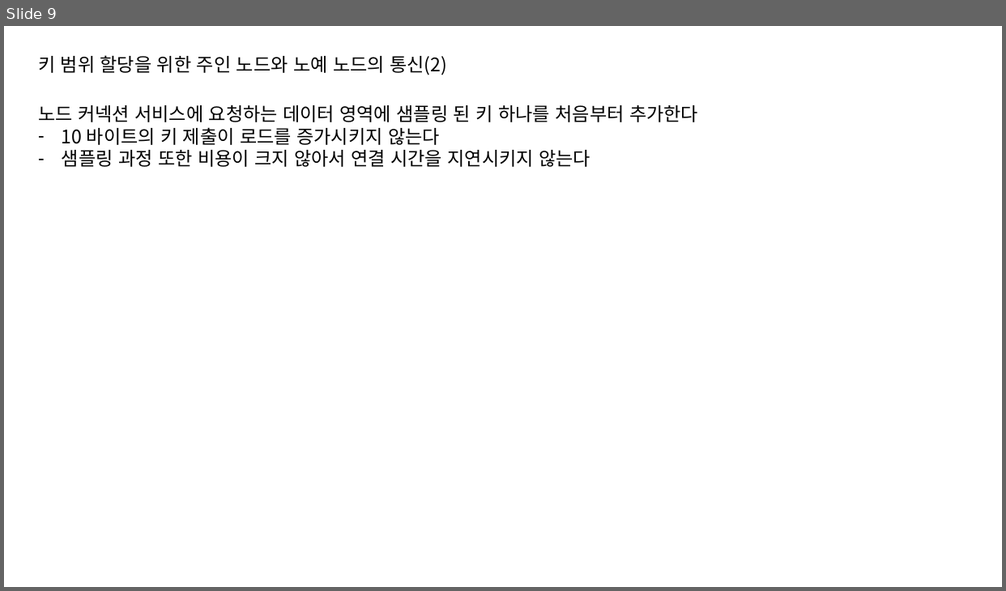
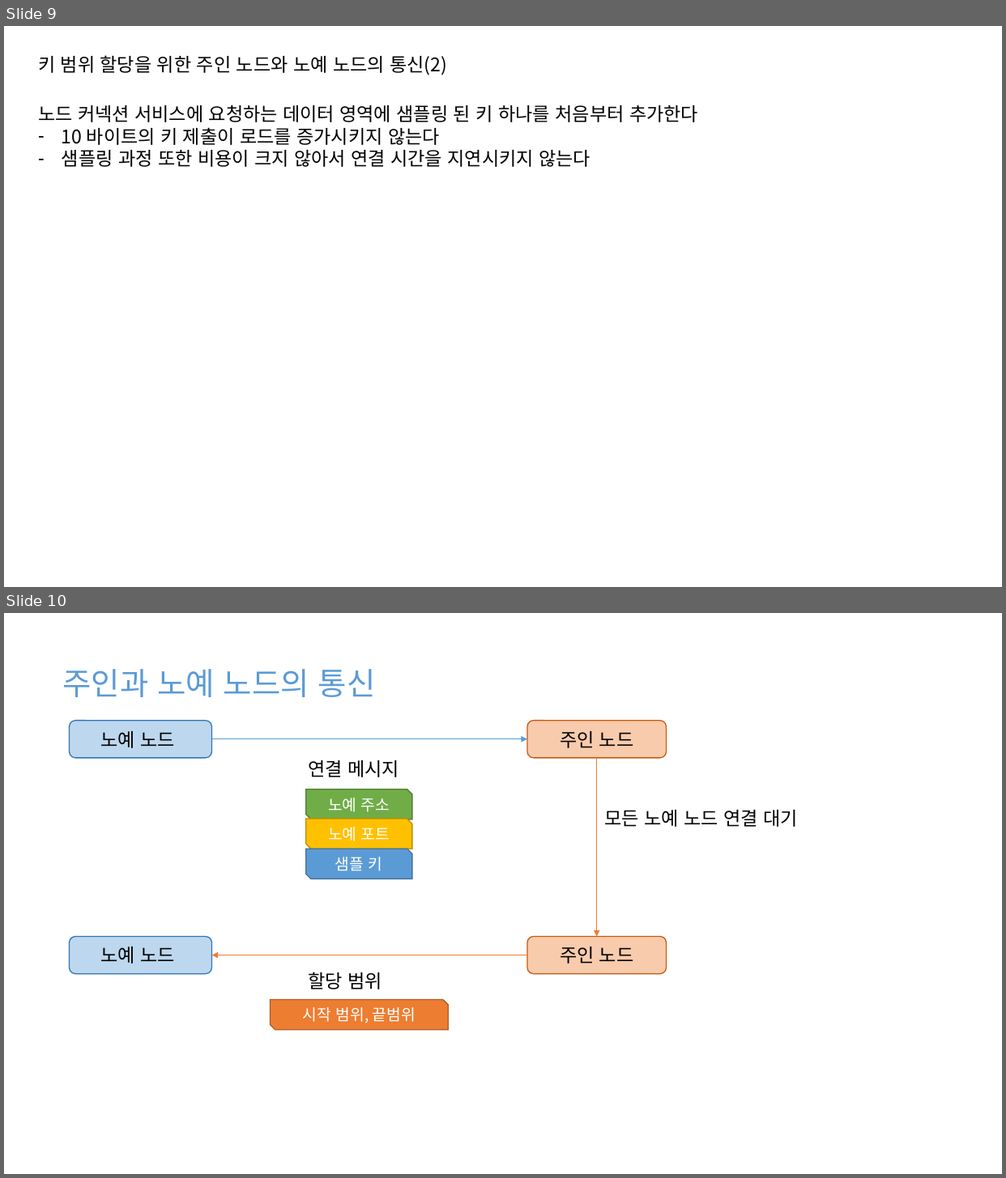
Before and after one commit to HoOngEe/cs434-doc, a slide deck: Design.pptx. Shown one above the other, each under a label of ours: slide 9 before the commit, slides 9 and 10 after it. The pictures are 1006x591 and 1006x1178 pixels, drawn with LibreOffice and Linux fonts; fonts in the diff are those of the drawing. Boxes give left, top, right and bottom in pixels: in the first picture for what was removed or moved away, otherwise in the second. Text is boxed around its words. In the diff, an @@ line names an element or a change of style, - is before the commit and + after.

```diff
--- a/Design.pptx
+++ b/Design.pptx
@@ slide 10 added at <box>4,613,1002,1174</box>, background #FFFFFF @@
@@ text added at <box>62,669,376,697</box>, 30 pt, text #5B9BD5 @@
+주인과 노예 노드의 통신
@@ rounded rectangle added at <box>69,721,211,758</box>, fill #BDD7EE, outline #2E75B6 1 pt, 18 pt, text #000000 @@
+노예 노드
@@ rounded rectangle added at <box>527,721,667,758</box>, fill #F8CBAD, outline #C55A11 1 pt, 18 pt, text #000000 @@
+주인 노드
@@ arrow added from (212, 739) to (527, 739), #5B9BD5 0.5 pt @@
@@ arrow added from (597, 758) to (597, 936), #ED7D31 0.5 pt @@
@@ text added at <box>308,760,399,777</box>, 18 pt, text #000000 @@
+연결 메시지
@@ snip diag rect added at <box>305,790,412,820</box>, fill #70AD47, outline #538035 1 pt, 15 pt, text #FFFFFF @@
+노예 주소
@@ snip diag rect added at <box>305,819,412,849</box>, fill #FFC000, outline #BD8E00 1 pt, 15 pt, text #FFFFFF @@
+노예 포트
@@ text added at <box>605,810,799,827</box>, 18 pt, text #000000 @@
+모든 노예 노드 연결 대기
@@ snip diag rect added at <box>305,849,412,879</box>, fill #5B9BD5, outline #43739E 1 pt, 15 pt, text #FFFFFF @@
+샘플 키
@@ rounded rectangle added at <box>69,936,211,973</box>, fill #BDD7EE, outline #2E75B6 1 pt, 18 pt, text #000000 @@
+노예 노드
@@ rounded rectangle added at <box>527,936,667,973</box>, fill #F8CBAD, outline #C55A11 1 pt, 18 pt, text #000000 @@
+주인 노드
@@ arrow added from (527, 955) to (212, 955), #ED7D31 0.5 pt @@
@@ text added at <box>308,972,382,990</box>, 18 pt, text #000000 @@
+할당 범위
@@ snip diag rect added at <box>270,1000,449,1030</box>, fill #ED7D31, outline #AF5C24 1 pt, 15 pt, text #FFFFFF @@
+시작 범위, 끝범위
```
Also in this commit, not shown: 1 other file.
